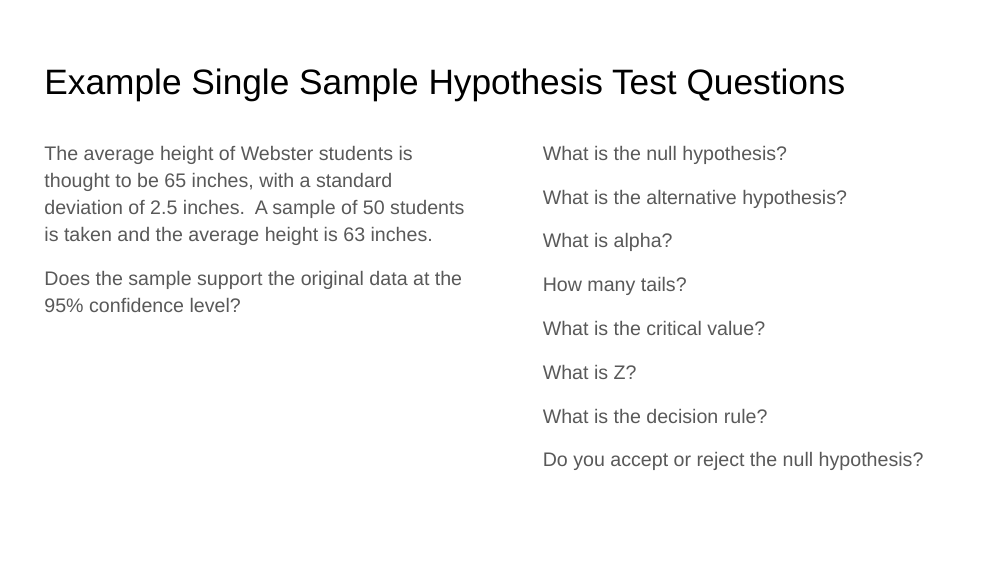
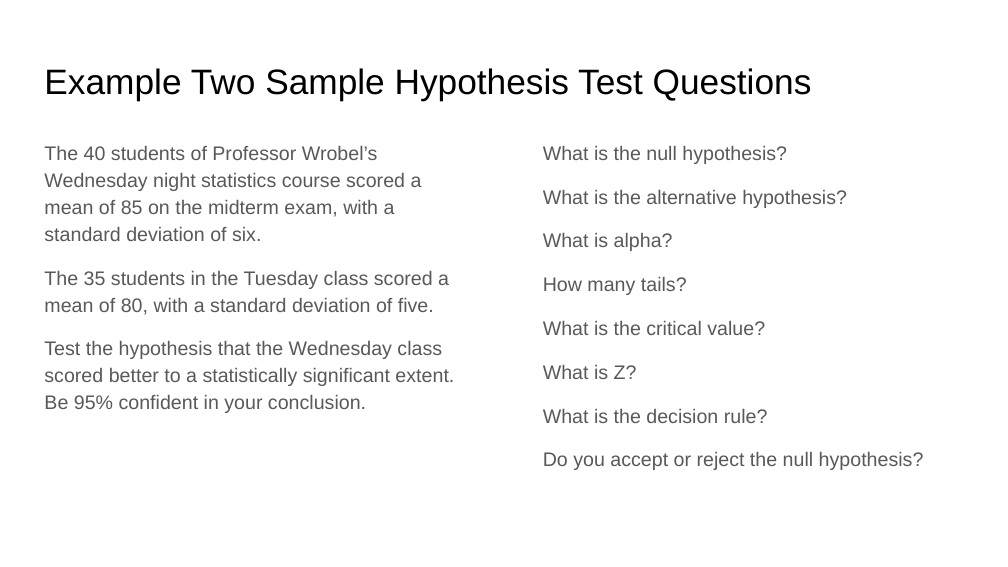
Before and after one commit to rjwrobel86/Python4Statistics, a slide deck: slide 52 of Stuff For Class/Slides/Hypothesis Testing.pptx (slide 38 before the commit). Drawn at 1008x567 pixels with LibreOffice and Linux fonts; fonts in the diff are those of the drawing. Boxes give left, top, right and bottom in pixels: in the first picture for what was removed or moved away, otherwise in the second. Text is boxed around its words. In the diff, an @@ line names an element or a change of style, - is before the commit and + after.

```diff
--- a/Stuff For Class/Slides/Hypothesis Testing.pptx
+++ b/Stuff For Class/Slides/Hypothesis Testing.pptx
@@ title at [44,68,812,100]: text changed @@
-Example Single Sample Hypothesis Test Questions
+Example Two Sample Hypothesis Test Questions
@@ text at [44,146,454,413]: text changed @@
-The average height of Webster students is thought to be 65 inches, with a standard deviation of 2.5 inches. A sample of 50 students is taken and the average height is 63 inches.
-Does the sample support the original data at the 95% confidence level?
+The 40 students of Professor Wrobel’s Wednesday night statistics course scored a mean of 85 on the midterm exam, with a standard deviation of six.
+The 35 students in the Tuesday class scored a mean of 80, with a standard deviation of five.
+Test the hypothesis that the Wednesday class scored better to a statistically significant extent. Be 95% confident in your conclusion.
```
Also in this commit, not shown: 12 other slides changed, 8 slides added, 4 slides removed, 3 other files.
